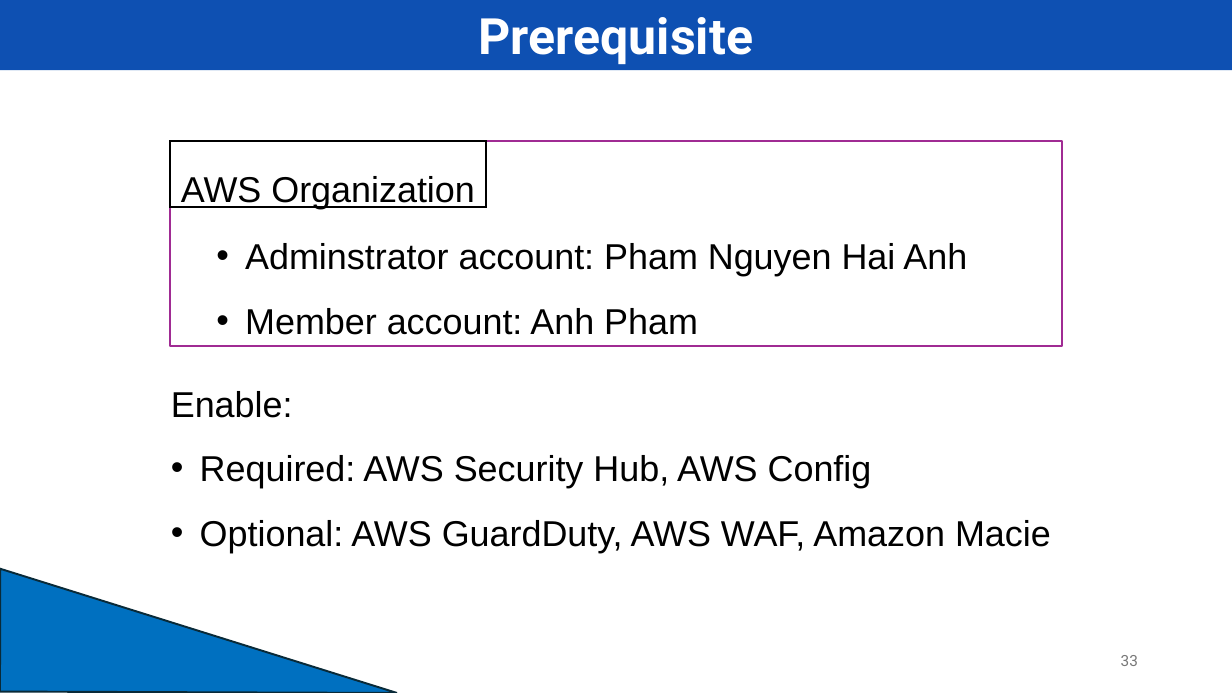
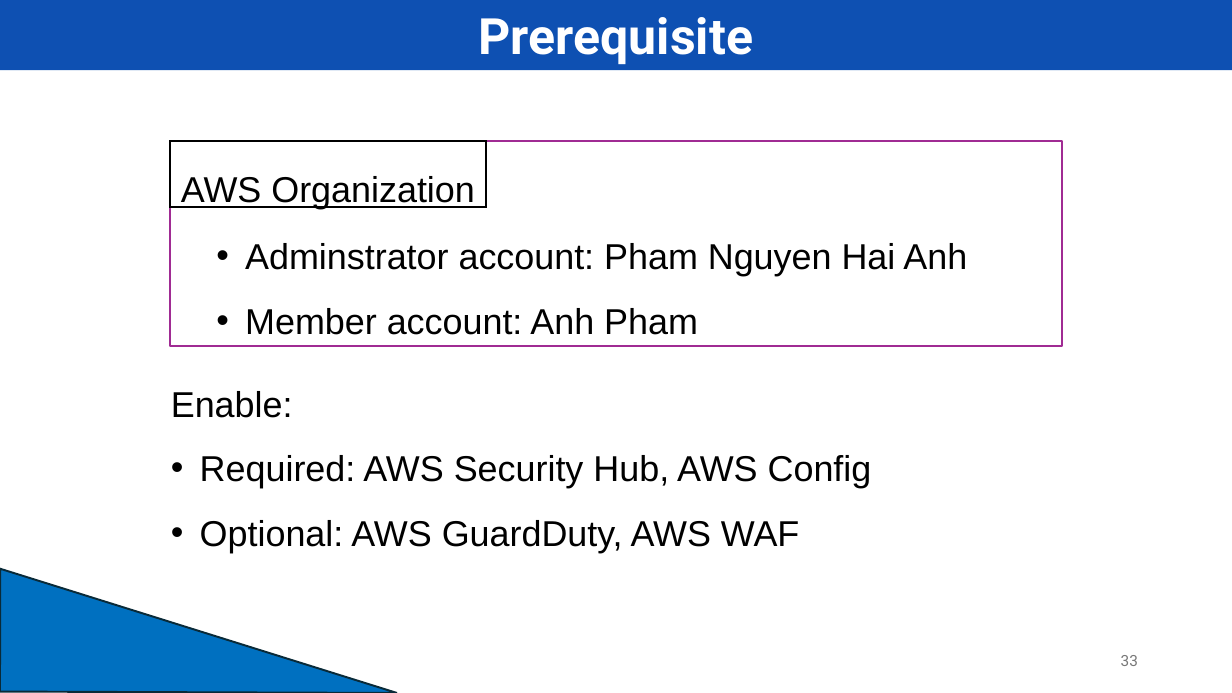
Before and after one commit to PNg-HA/CSPM-with-AWS-Security-Hub, a slide deck: slide 33 of final/ATMNC_DoAn_final.pptx. Drawn at 1232x693 pixels with LibreOffice and Linux fonts; fonts in the diff are those of the drawing. Boxes give left, top, right and bottom in pixels: in the first picture for what was removed or moved away, otherwise in the second. Text is boxed around its words. In the diff, an @@ line names an element or a change of style, - is before the commit and + after.

```diff
--- a/final/ATMNC_DoAn_final.pptx
+++ b/final/ATMNC_DoAn_final.pptx
@@ text at <box>200,520,799,553</box>: text changed @@
-• Optional: AWS GuardDuty, AWS WAF, Amazon Macie
+• Optional: AWS GuardDuty, AWS WAF
```
Also in this commit, not shown: 8 other slides changed, 3 slides added, 2 slides removed.
